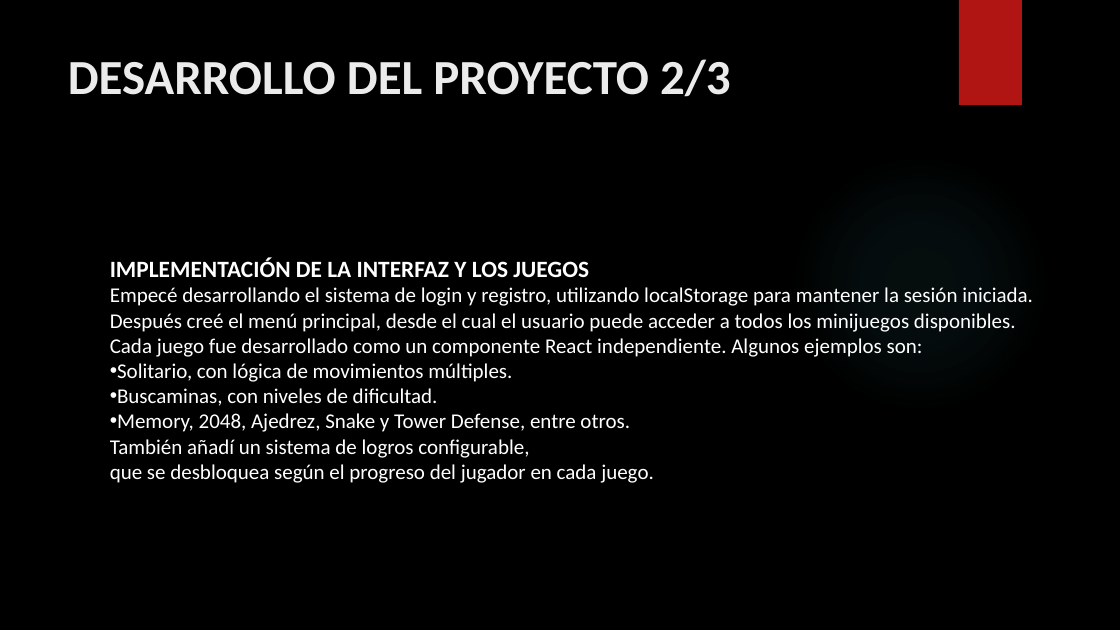
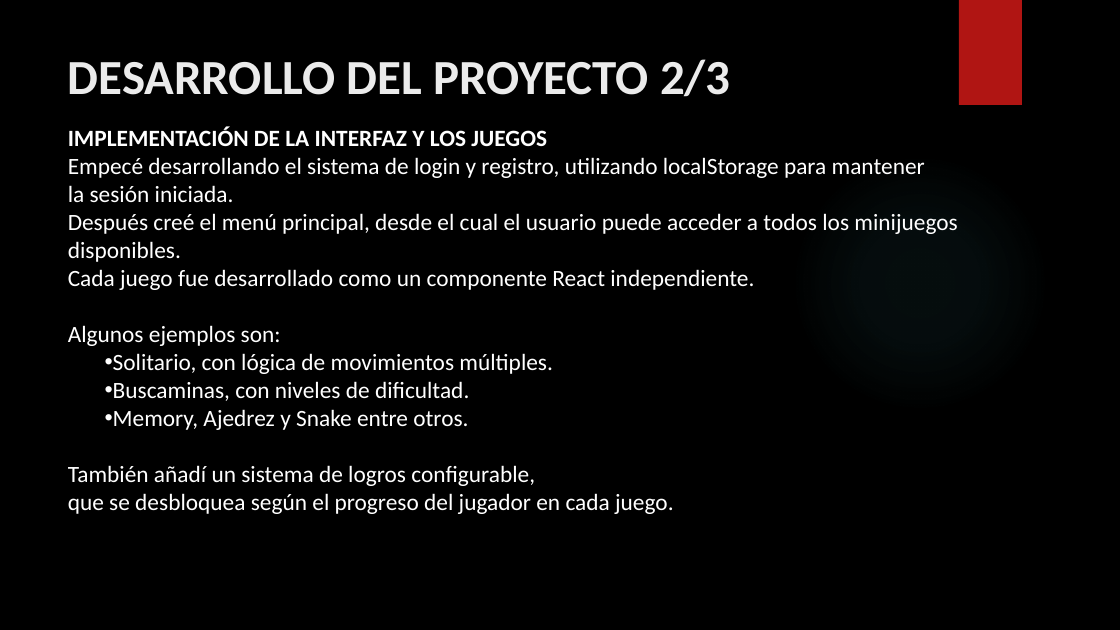
Before and after one commit to manael4/AngelArcade, a slide deck: slide 7 of Presentación Ángel Arcade.pptx. Drawn at 1120x630 pixels with LibreOffice and Linux fonts; fonts in the diff are those of the drawing; background and template pictures are left out. Boxes give left, top, right and bottom in pixels: in the first picture for what was removed or moved away, otherwise in the second. Text is boxed around its words. In the diff, an @@ line names an element or a change of style, - is before the commit and + after.

```diff
--- a/Presentación Ángel Arcade.pptx
+++ b/Presentación Ángel Arcade.pptx
@@ text "IMPLEMENTACIÓN DE LA INTERFAZ Y ...": place and size @@
-text "IMPLEMENTACIÓN DE LA INTERFAZ Y ..." at [110,257,1033,483]
+text "IMPLEMENTACIÓN DE LA INTERFAZ Y ..." at [68,126,957,514]
@@ text at [68,126,957,346]: text changed; size 18 to 20 pt @@
-IMPLEMENTACIÓN DE LA INTERFAZ Y LOS JUEGOS
-Empecé desarrollando el sistema de login y registro, utilizando localStorage para mantener la sesión iniciada.
-Después creé el menú principal, desde el cual el usuario puede acceder a todos los minijuegos disponibles.
-Cada juego fue desarrollado como un componente React independiente. Algunos ejemplos son:
+IMPLEMENTACIÓN DE LA INTERFAZ Y LOS JUEGOS
+Empecé desarrollando el sistema de login y registro, utilizando localStorage para mantener
+la sesión iniciada.
+Después creé el menú principal, desde el cual el usuario puede acceder a todos los minijuegos
+disponibles.
+Cada juego fue desarrollado como un componente React independiente.
+Algunos ejemplos son:
@@ text at [68,353,674,514]: size 18 to 20 pt in "Solitario, con lógica de movimientos múltiples.", "Buscaminas, con niveles de dificultad.", "que se desbloquea según el progreso del ..."; list level 1 to 2 in "Solitario, con lógica de movimientos ..."; list level 1 to 2 in "Buscaminas, con niveles de dificultad." @@
@@ text at [68,409,535,486]: text changed; size 18 to 20 pt @@
-• Memory, 2048, Ajedrez, Snake y Tower Defense, entre otros.
-  También añadí un sistema de logros configurable,
+  • Memory, Ajedrez y Snake entre otros.
+También añadí un sistema de logros configurable,
```
Also in this commit, not shown: 1 other slide changed.
